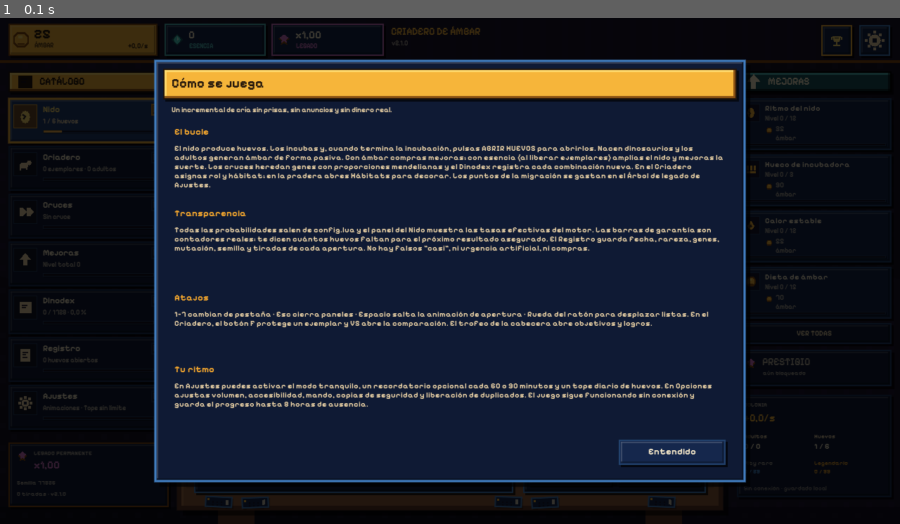
Above: before the commit, frame 1.
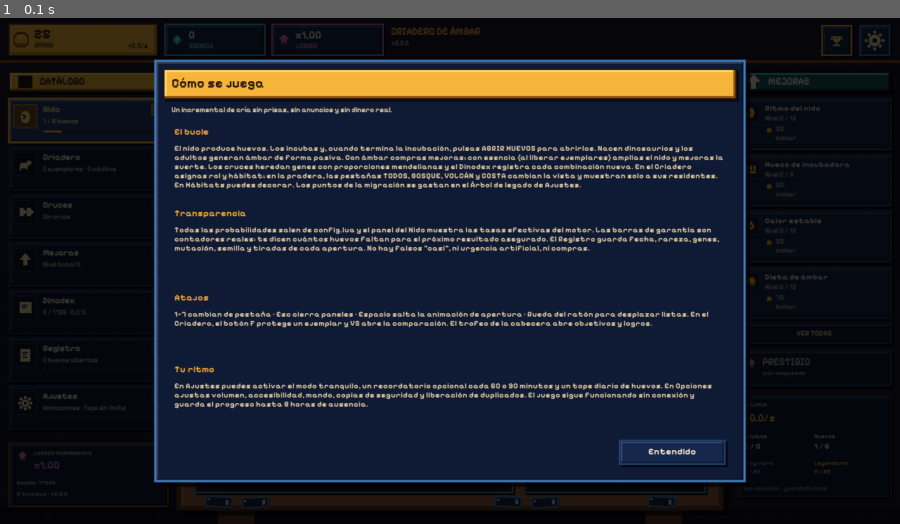
Above: after the commit, the same moment.

Repository: aithamy1/juego
Game: LÖVE game, started from main.lua
The game is run twice, just before and just after one commit, with the same random seed, the same clock (stepped at 60 frames per second) and the same inputs.
Inputs:
- Up to frame 1 (0.1 s): no input

The runs differ from the first frame. In frame 1, 0.7% of the frame differs, in the area x 19-80%, y 30-34%.

Commit message:
Ver cada hábitat en la pradera con sus residentes
Añade pestañas Todos, Bosque, Volcán y Costa en la pradera. Cada pestaña cambia el fondo, filtra los dinosaurios residentes y los mantiene caminando. Incluye paisajes de bosque, volcán y costa y un estado vacío que remite a la ficha del Criadero.

Co-authored-by: OpenBot <335604065+openbotgit[bot]@users.noreply.github.com>

Diff:
--- a/src/game/config.lua
+++ b/src/game/config.lua
@@ -4,7 +4,7 @@
 
 config.title = "Criadero de Ámbar"
 config.subtitle = "Cría, colecciona y migra"
-config.version = "2.1.0"
+config.version = "2.2.0"
 config.saveVersion = 1
 
 config.window = {
--- a/src/ui/app.lua
+++ b/src/ui/app.lua
@@ -72,6 +72,7 @@
   self.gamepadCursor = false
   self.compareA = nil
   self.compareB = nil
+  self.pastureHabitat = "todos"
   self.scene = "nest"
   self.now = os.time()
   self.mouse = { x = -1, y = -1, hand = false, down = false }
--- a/src/ui/modals.lua
+++ b/src/ui/modals.lua
@@ -60,7 +60,7 @@
   love.graphics.print("El bucle", x + 28, y + 94)
   theme.setFont(11)
   theme.setColor(theme.colors.textDim, 1)
-  love.graphics.printf("El nido produce huevos. Los incubas  …(342 unchanged characters)… ero asignas rol y hábitat; en la pradera abres Hábitats para decorar. Los puntos de la migración se gastan en el Árbol de legado de Ajustes.",
+  love.graphics.printf("El nido produce huevos. Los incubas  …(342 unchanged characters)… ero asignas rol y hábitat; en la pradera, las pestañas TODOS, BOSQUE, VOLCÁN y COSTA cambian la vista y muestran solo a sus residentes. En Hábitats puedes decorar. Los puntos de la migración se gastan en el Árbol de legado de Ajustes.",
     x + 28, y + 118, 784, "left")
 
   theme.setFont(13)
--- a/src/ui/scenes/nest.lua
+++ b/src/ui/scenes/nest.lua
@@ -27,6 +27,72 @@
   love.graphics.line(x, y, x - 2, y - height)
   love.graphics.line(x, y, x, y - height - 2)
   love.graphics.line(x, y, x + 2, y - height + 1)
+end
+
+local function drawSkyBands(ix, iy, iw, topColor, bottomColor)
+  for band = 0, 3 do
+    local t = band / 3
+    theme.setColor({
+      topColor[1] + (bottomColor[1] - topColor[1]) * t,
+      topColor[2] + (bottomColor[2] - topColor[2]) * t,
+      topColor[3] + (bottomColor[3] - topColor[3]) * t,
+    }, 1)
+    love.graphics.rectangle("fill", ix, iy + band * 18, iw, 18)
+  end
+end
+
+local function drawClouds(ix, iy, iw, time, color, alpha)
+  local cloudShift = math.sin(time * 0.18) * 26
+  for i = 0, 2 do
+    local cx = ix + 30 + ((i * 118 + time * 3 + cloudShift) % (iw + 80)) - 40
+    local cy = iy + 16 + (i % 2) * 13
+    theme.setColor(color, alpha)
+    love.graphics.rectangle("fill", cx, cy, 34, 8)
+    love.graphics.rectangle("fill", cx + 8, cy - 6, 20, 8)
+  end
+end
+
+local function drawHabitatTabs(app, x, y)
+  local tabs = {
+    { key = "todos", label = "TODOS", tooltip = "Ver todos los ejemplares de la colonia." },
+    { key = "bosque", label = "BOSQUE", tooltip = "Ver los residentes del Bosque." },
+    { key = "volcan", label = "VOLCÁN", tooltip = "Ver los residentes del Volcán." },
+    { key = "costa", label = "COSTA", tooltip = "Ver los residentes de la Costa." },
+  }
+  local barW = 238
+  theme.panel(x + 9, y + 9, barW, 18, {
+    color = { 0.07, 0.10, 0.13 },
+    borderColor = theme.colors.goldDark,
+    shadow = false,
+    borderWidth = 1,
+  })
+  local segmentW = (barW - 4) / #tabs
+  local hovered = false
+  for index, tab in ipairs(tabs) do
+    local tx = x + 11 + (index - 1) * segmentW
+    local selected = (app.pastureHabitat or "todos") == tab.key
+    local hover = widgets.hover(app, tx, y + 10, segmentW, 16)
+    if hover then
+      hovered = true
+      app.mouse.hand = true
+      app.tooltip = tab.tooltip
+    end
+    if widgets.click(app, tx, y + 10, segmentW, 16) then
+      app.pastureHabitat = tab.key
+    end
+    if selected then
+      theme.setColor(theme.colors.gold, 1)
+      love.graphics.rectangle("fill", tx, y + 10, segmentW, 16)
+      theme.setColor(theme.colors.ink, 1)
+    else
+      theme.setColor(hover and theme.colors.panel3 or theme.colors.bg, 0.9)
+      love.graphics.rectangle("fill", tx, y + 10, segmentW, 16)
+      theme.setColor(hover and theme.colors.goldLight or theme.colors.textDim, 1)
+    end
+    theme.setFont(8)
+    love.graphics.printf(tab.label, tx, y + 13, segmentW, "center")
+  end
+  return hovered
 end
 
 local function drawPasture(app, x, y, w, h, now)
@@ -42,83 +108,124 @@
   local ix, iy, iw, ih = x + 5, y + 5, w - 10, h - 10
   love.graphics.setScissor(ix, iy, iw, ih)
 
-  -- cielo
-  local skyTop = { 0.31, 0.58, 0.79 }
-  local skyBottom = { 0.56, 0.79, 0.87 }
-  for band = 0, 3 do
-    local t = band / 3
-    theme.setColor({
-      skyTop[1] + (skyBottom[1] - skyTop[1]) * t,
-      skyTop[2] + (skyBottom[2] - skyTop[2]) * t,
-      skyTop[3] + (skyBottom[3] - skyTop[3]) * t,
-    }, 1)
-    love.graphics.rectangle("fill", ix, iy + band * 18, iw, 18)
-  end
-
-  -- sol
-  theme.setColor(theme.colors.goldLight, 1)
-  love.graphics.circle("fill", ix + iw - 38, iy + 28, 12)
-  theme.setColor({ 1, 0.95, 0.62 }, 0.45)
-  love.graphics.circle("fill", ix + iw - 38, iy + 28, 17)
-
-  -- nubes
-  local cloudShift = math.sin(time * 0.18) * 26
-  for i = 0, 2 do
-    local cx = ix + 30 + ((i * 118 + time * 3 + cloudShift) % (iw + 80)) - 40
-    local cy = iy + 16 + (i % 2) * 13
-    theme.setColor(theme.colors.white, 0.55)
-    love.graphics.rectangle("fill", cx, cy, 34, 8)
-    love.graphics.rectangle("fill", cx + 8, cy - 6, 20, 8)
-  end
-
-  -- colinas
-  theme.setColor({ 0.25, 0.48, 0.31 }, 1)
-  love.graphics.ellipse("fill", ix + 80, iy + 82, 120, 42)
-  love.graphics.ellipse("fill", ix + iw - 40, iy + 84, 105, 38)
-  theme.setColor({ 0.19, 0.40, 0.25 }, 1)
-  love.graphics.ellipse("fill", ix + 260, iy + 88, 150, 42)
-
-  -- césped
-  theme.setColor({ 0.30, 0.58, 0.24 }, 1)
-  love.graphics.rectangle("fill", ix, iy + 60, iw, ih - 60)
-  theme.setColor({ 0.25, 0.50, 0.20 }, 1)
-  love.graphics.rectangle("fill", ix, iy + 72, iw, ih - 72)
-  theme.setColor({ 0.36, 0.66, 0.27 }, 0.8)
-  love.graphics.rectangle("fill", ix, iy + 60, iw, 4)
-
-  -- valla
-  theme.setColor({ 0.77, 0.58, 0.33 }, 1)
-  love.graphics.rectangle("fill", ix, iy + 68, iw, 3)
-  love.graphics.rectangle("fill", ix, iy + 78, iw, 3)
-  for px = ix + 8, ix + iw - 4, 30 do
-    love.graphics.rectangle("fill", px, iy + 58, 4, 28)
-    theme.setColor({ 0.52, 0.36, 0.19 }, 1)
-    love.graphics.rectangle("fill", px + 3, iy + 58, 1, 28)
+  local habitat = app.pastureHabitat or "todos"
+  if habitat == "volcan" then
+    drawSkyBands(ix, iy, iw, { 0.17, 0.10, 0.16 }, { 0.42, 0.18, 0.14 })
+    theme.setColor({ 1.0, 0.58, 0.25 }, 1)
+    love.graphics.circle("fill", ix + iw - 38, iy + 28, 12)
+    theme.setColor({ 1.0, 0.48, 0.18 }, 0.28)
+    love.graphics.circle("fill", ix + iw - 38, iy + 28, 19)
+    drawClouds(ix, iy, iw, time, { 0.42, 0.34, 0.36 }, 0.35)
+    theme.setColor({ 0.24, 0.12, 0.14 }, 1)
+    love.graphics.polygon("fill", ix + 38, iy + 78, ix + iw / 2, iy + 18, ix + iw - 38, iy + 78)
+    theme.setColor({ 0.08, 0.06, 0.08 }, 1)
+    love.graphics.polygon("fill", ix + iw * 0.41, iy + 78, ix + iw / 2, iy + 18, ix + iw * 0.59, iy + 78)
+    theme.setColor({ 1.0, 0.43, 0.10 }, 0.9)
+    love.graphics.setLineWidth(2)
+    love.graphics.line(ix + iw / 2, iy + 20, ix + iw * 0.46, iy + 40, ix + iw * 0.54, iy + 54, ix + iw * 0.48, iy + 70)
+    love.graphics.setLineWidth(1)
+    theme.setColor({ 0.13, 0.10, 0.10 }, 1)
+    love.graphics.rectangle("fill", ix, iy + 62, iw, ih - 62)
+    theme.setColor({ 0.21, 0.14, 0.12 }, 1)
+    love.graphics.rectangle("fill", ix, iy + 80, iw, ih - 80)
+    theme.setColor({ 0.95, 0.32, 0.08 }, 0.55)
+    for i = 0, 6 do
+      love.graphics.rectangle("fill", ix + 18 + i * 62, iy + 96 + (i % 3) * 12, 16, 3)
+    end
+    theme.setColor({ 1.0, 0.58, 0.20 }, 0.6)
+    for i = 0, 8 do
+      local ex = ix + 20 + ((i * 53 + time * 16) % (iw - 40))
+      local ey = iy + 90 + (i % 5) * 14
+      love.graphics.rectangle("fill", ex, ey, 2, 2)
+    end
+  elseif habitat == "costa" then
+    drawSkyBands(ix, iy, iw, { 0.35, 0.65, 0.85 }, { 0.66, 0.86, 0.91 })
+    theme.setColor({ 1.0, 0.86, 0.42 }, 1)
+    love.graphics.circle("fill", ix + iw - 38, iy + 28, 12)
+    theme.setColor({ 1.0, 0.90, 0.52 }, 0.28)
+    love.graphics.circle("fill", ix + iw - 38, iy + 28, 18)
+    drawClouds(ix, iy, iw, time, { 0.95, 0.97, 0.98 }, 0.55)
+    theme.setColor({ 0.18, 0.46, 0.65 }, 1)
+    love.graphics.rectangle("fill", ix, iy + 54, iw, 38)
+    theme.setColor({ 0.24, 0.58, 0.72 }, 0.8)
+    love.graphics.rectangle("fill", ix, iy + 62, iw, 20)
+    theme.setColor({ 0.72, 0.92, 0.95 }, 0.55)
+    love.graphics.setLineWidth(2)
+    for i = 0, 6 do
+      local wx = ix + 10 + i * 68 + math.sin(time * 0.7 + i) * 6
+      love.graphics.line(wx, iy + 70 + (i % 2) * 10, wx + 26, iy + 70 + (i % 2) * 10)
+    end
+    love.graphics.setLineWidth(1)
+    theme.setColor({ 0.86, 0.76, 0.52 }, 1)
+    love.graphics.rectangle("fill", ix, iy + 90, iw, ih - 90)
+    theme.setColor({ 0.95, 0.88, 0.66 }, 1)
+    love.graphics.rectangle("fill", ix, iy + 90, iw, 4)
+    theme.setColor({ 0.72, 0.62, 0.42 }, 0.8)
+    for i = 0, 5 do
+      local sx = ix + 18 + i * 78
+      love.graphics.rectangle("fill", sx, iy + 112 + (i % 3) * 18, 5, 3)
+    end
+  else
+    drawSkyBands(ix, iy, iw, { 0.31, 0.58, 0.79 }, { 0.56, 0.79, 0.87 })
+    theme.setColor(theme.colors.goldLight, 1)
+    love.graphics.circle("fill", ix + iw - 38, iy + 28, 12)
+    theme.setColor({ 1.0, 0.95, 0.62 }, 0.45)
+    love.graphics.circle("fill", ix + iw - 38, iy + 28, 17)
+    drawClouds(ix, iy, iw, time, theme.colors.white, 0.55)
+    theme.setColor({ 0.25, 0.48, 0.31 }, 1)
+    love.graphics.ellipse("fill", ix + 80, iy + 82, 120, 42)
+    love.graphics.ellipse("fill", ix + iw - 40, iy + 84, 105, 38)
+    theme.setColor({ 0.19, 0.40, 0.25 }, 1)
+    love.graphics.ellipse("fill", ix + 260, iy + 88, 150, 42)
+    if habitat == "bosque" then
+      for i = 0, 2 do
+        local tx = ix + 52 + i * 138
+        theme.setColor({ 0.42, 0.29, 0.17 }, 1)
+        love.graphics.rectangle("fill", tx, iy + 40, 5, 30)
+        theme.setColor({ 0.18, 0.45, 0.22 }, 1)
+        love.graphics.circle("fill", tx + 2, iy + 34, 16)
+        love.graphics.circle("fill", tx - 10, iy + 40, 10)
+        love.graphics.circle("fill", tx + 13, iy + 40, 9)
+      end
+    end
+    theme.setColor({ 0.30, 0.58, 0.24 }, 1)
+    love.graphics.rectangle("fill", ix, iy + 60, iw, ih - 60)
+    theme.setColor({ 0.25, 0.50, 0.20 }, 1)
+    love.graphics.rectangle("fill", ix, iy + 72, iw, ih - 72)
+    theme.setColor({ 0.36, 0.66, 0.27 }, 0.8)
+    love.graphics.rectangle("fill", ix, iy + 60, iw, 4)
     theme.setColor({ 0.77, 0.58, 0.33 }, 1)
-  end
-
-  -- hierba que se mece de un lado a otro
-  local shiftBack = math.sin(time * 0.55) * 12
-  local shiftFront = math.sin(time * 0.85 + 1.2) * 22
-  for i = 0, math.ceil(iw / 28) + 2 do
-    local gx = ix + i * 28 - 20 + shiftBack
-    local gy = iy + 96 + (i % 4) * 8
-    grassTuft(gx, gy, 7, { 0.20, 0.42, 0.18 }, 0.75)
-  end
-  for i = 0, math.ceil(iw / 34) + 2 do
-    local gx = ix + i * 34 - 24 + shiftFront
-    local gy = iy + ih - 4 - (i % 3) * 5
-    grassTuft(gx, gy, 12, { 0.45, 0.75, 0.32 }, 0.85)
-    if i % 5 == 0 then
-      theme.setColor({ 0.97, 0.82, 0.34 }, 1)
-      love.graphics.rectangle("fill", gx - 1, gy - 14, 3, 3)
-    end
-  end
-
-  -- dinosaurios ordenados por rareza; los primeros 6 salen a la pradera
+    love.graphics.rectangle("fill", ix, iy + 68, iw, 3)
+    love.graphics.rectangle("fill", ix, iy + 78, iw, 3)
+    for px = ix + 8, ix + iw - 4, 30 do
+      love.graphics.rectangle("fill", px, iy + 58, 4, 28)
+      theme.setColor({ 0.52, 0.36, 0.19 }, 1)
+      love.graphics.rectangle("fill", px + 3, iy + 58, 1, 28)
+      theme.setColor({ 0.77, 0.58, 0.33 }, 1)
+    end
+    local shiftBack = math.sin(time * 0.55) * 12
+    local shiftFront = math.sin(time * 0.85 + 1.2) * 22
+    for i = 0, math.ceil(iw / 28) + 2 do
+      local gx = ix + i * 28 - 20 + shiftBack
+      local gy = iy + 96 + (i % 4) * 8
+      grassTuft(gx, gy, 7, { 0.20, 0.42, 0.18 }, 0.75)
+    end
+    for i = 0, math.ceil(iw / 34) + 2 do
+      local gx = ix + i * 34 - 24 + shiftFront
+      local gy = iy + ih - 4 - (i % 3) * 5
+      grassTuft(gx, gy, 12, { 0.45, 0.75, 0.32 }, 0.85)
+      if i % 5 == 0 then
+        theme.setColor({ 0.97, 0.82, 0.34 }, 1)
+        love.graphics.rectangle("fill", gx - 1, gy - 14, 3, 3)
+      end
+    end
+  end
+
+  -- dinosaurios ordenados por rareza; la pradera filtra por hábitat
   local list = {}
   for _, dino in ipairs(game.dinos) do
-    if not stateModule.isDinoPending(game, dino.id) then
+    if not stateModule.isDinoPending(game, dino.id)
+      and (habitat == "todos" or dino.habitat == habitat) then
       list[#list + 1] = dino
     end
   end
@@ -132,18 +239,22 @@
     return a.id > b.id
   end)
 
-  local shown = math.min(6, #list)
+  local slots = habitat == "todos" and 2 or 1
+  local shown = math.min(slots * 3, #list)
   local hoveredDino = false
   local lanes = {
     { ground = iy + ih - 78, scale = 0.34 },
     { ground = iy + ih - 50, scale = 0.41 },
     { ground = iy + ih - 22, scale = 0.48 },
   }
-  local segW = (iw - 36) / 2
+  local segW = (iw - 36) / slots
   for lane = 1, 3 do
     local laneCfg = lanes[lane]
-    for slot = 1, 2 do
-      local index = (slot - 1) * 3 + lane
+    local index = habitat == "todos" and lane or (4 - lane)
+    for slot = 1, slots do
+      if habitat == "todos" then
+        index = (slot - 1) * 3 + lane
+      end
       local dino = list[index]
       if dino then
         local phase = slot * 2.1 + lane * 1.3 + (dino.id % 7) * 0.17
@@ -171,7 +282,12 @@
   if #list == 0 then
     theme.setFont(10)
     theme.setColor(theme.colors.text, 1)
-    if #game.pendingReveals > 0 then
+    if habitat ~= "todos" then
+      love.graphics.printf("Este hábitat está vacío", ix, iy + 128, iw, "center")
+      theme.setFont(8)
+      theme.setColor(theme.colors.textDim, 1)
+      love.graphics.printf("Asigna ejemplares desde su ficha en el Criadero.", ix, iy + 146, iw, "center")
+    elseif #game.pendingReveals > 0 then
       love.graphics.printf("Huevo listo para abrir", ix, iy + 128, iw, "center")
       theme.setFont(8)
       theme.setColor(theme.colors.textDim, 1)
@@ -184,23 +300,19 @@
     end
   end
 
-  -- etiqueta y contador
-  theme.panel(x + 9, y + 9, 84, 18, {
-    color = { 0.07, 0.18, 0.10 },
-    borderColor = theme.colors.goldDark,
-    shadow = false,
-    borderWidth = 1,
-  })
-  theme.setFont(8)
-  theme.setColor(theme.colors.gold, 1)
-  love.graphics.print("PRADERA", x + 18, y + 14)
-
+  -- selector de hábitat y acciones
+  local tabsHover = drawHabitatTabs(app, x, y)
   theme.setFont(8)
   theme.setColor(theme.colors.text, 1)
-  love.graphics.printf(#list > shown and (shown .. " / " .. #list) or tostring(#list),
-    x + w - 100, y + 14, 88, "right")
-
-  widgets.button(app, x + w - 202, y + 9, 92, 18, "HÁBITATS", {
+  if habitat == "todos" then
+    love.graphics.printf(#list > shown and (shown .. " / " .. #list) or tostring(#list),
+      x + w - 100, y + 14, 88, "right")
+  else
+    love.graphics.printf(#list .. " / " .. config.habitats[habitat].capacity,
+      x + w - 100, y + 14, 88, "right")
+  end
+
+  widgets.button(app, x + w - 198, y + 9, 88, 18, "HÁBITATS", {
     style = "secondary",
     font = 7,
     tooltip = "Gestionar residentes, bonus y decoración.",
@@ -208,11 +320,11 @@
       app:openModal("habitats", {})
     end,
   })
-  local habitatsHover = widgets.hover(app, x + w - 202, y + 9, 92, 18)
+  local habitatsHover = widgets.hover(app, x + w - 198, y + 9, 88, 18)
 
   love.graphics.setScissor()
 
-  if not hoveredDino and not habitatsHover then
+  if not hoveredDino and not habitatsHover and not tabsHover then
     if widgets.hover(app, x, y, w, h) then
       app.mouse.hand = true
       app.tooltip = "Ver todos los ejemplares en el Criadero."
